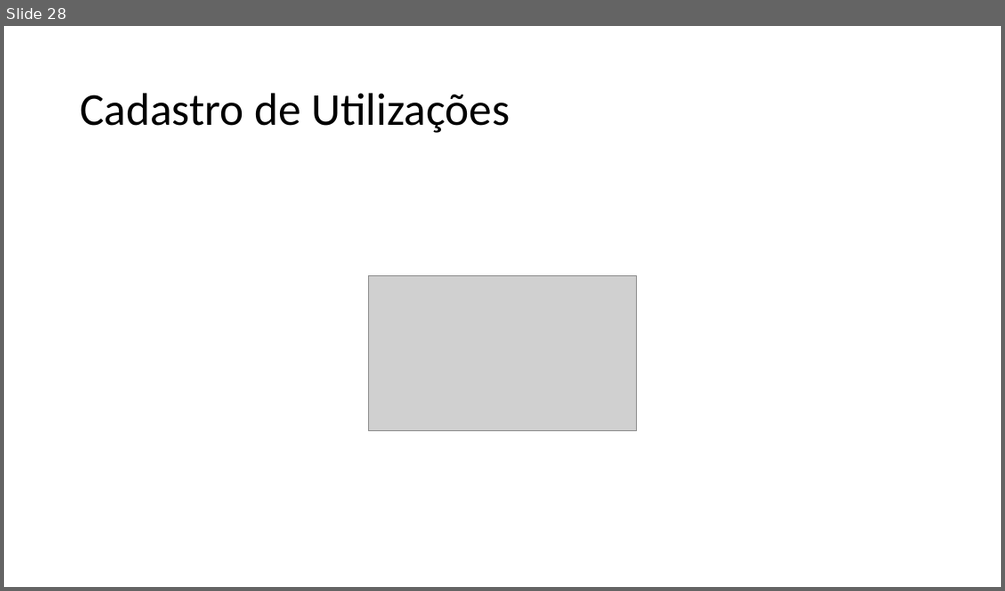
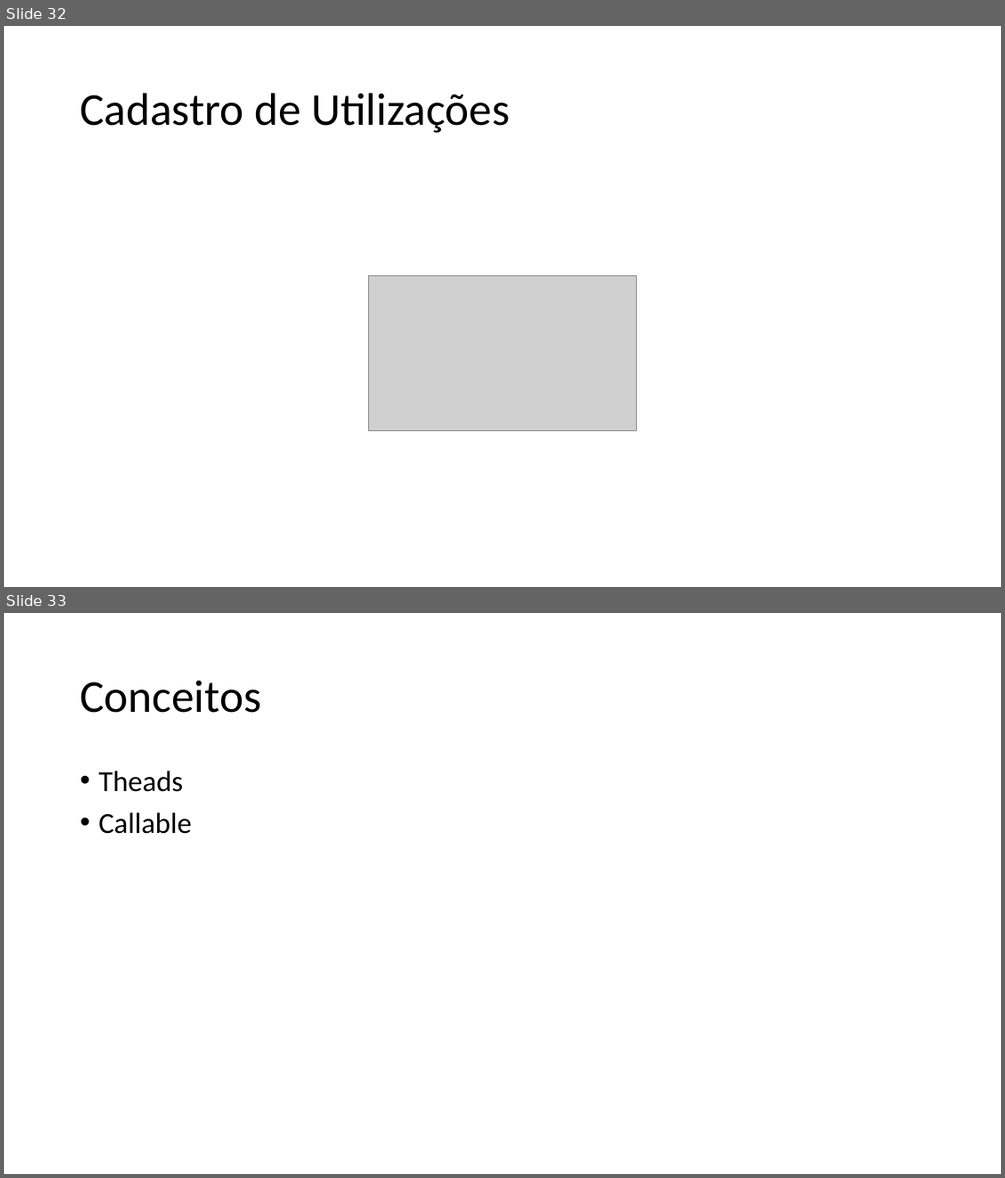
Before and after one commit to casdea/tcc-engenharia-da-computacao, a slide deck: APRESENTACAO-TCC-2.pptx. Shown one above the other, each under a label of ours: slide 28 before the commit, slides 32 and 33 after it. The pictures are 1005x591 and 1005x1178 pixels, drawn with LibreOffice and Linux fonts; fonts in the diff are those of the drawing; grey boxes stand for pictures. Boxes give left, top, right and bottom in pixels: in the first picture for what was removed or moved away, otherwise in the second. Text is boxed around its words. In the diff, an @@ line names an element or a change of style, - is before the commit and + after.

```diff
--- a/APRESENTACAO-TCC-2.pptx
+++ b/APRESENTACAO-TCC-2.pptx
@@ slide 33 added at box(4, 613, 1001, 1174), background #FFFFFF @@
@@ title added at box(80, 680, 261, 713), 44 pt, text #000000 @@
+Conceitos
@@ text added at box(98, 771, 191, 834), 28 pt, text #000000 @@
+• Theads
+• Callable
@@ what was slide 28 is now slide 32 @@
```
Also in this commit, not shown: 15 slides changed, 6 other slides added, 4 other files.
